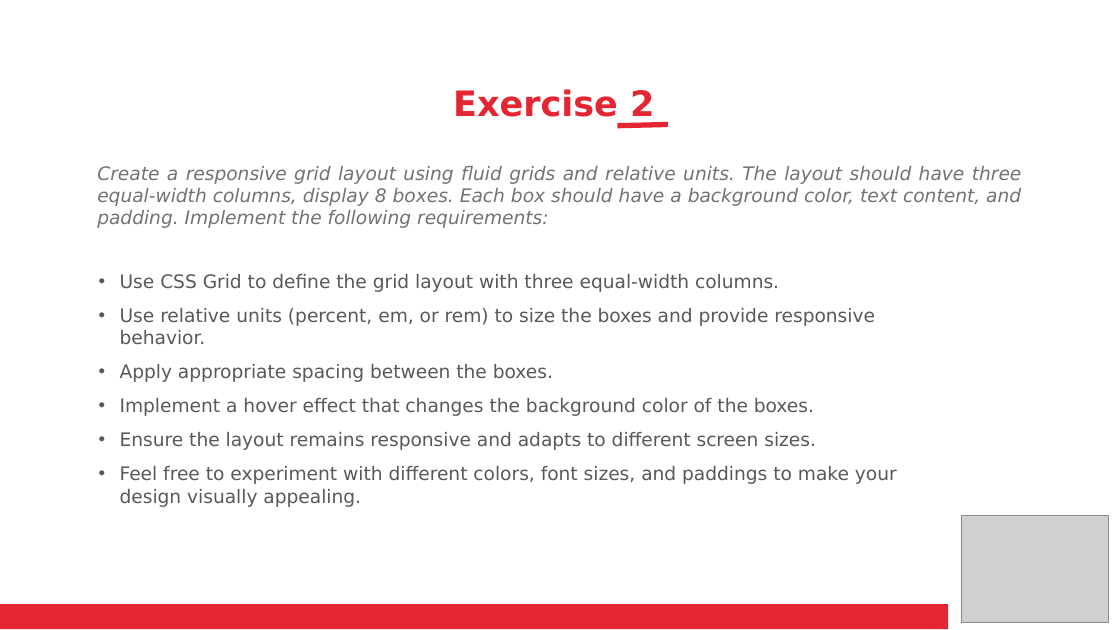
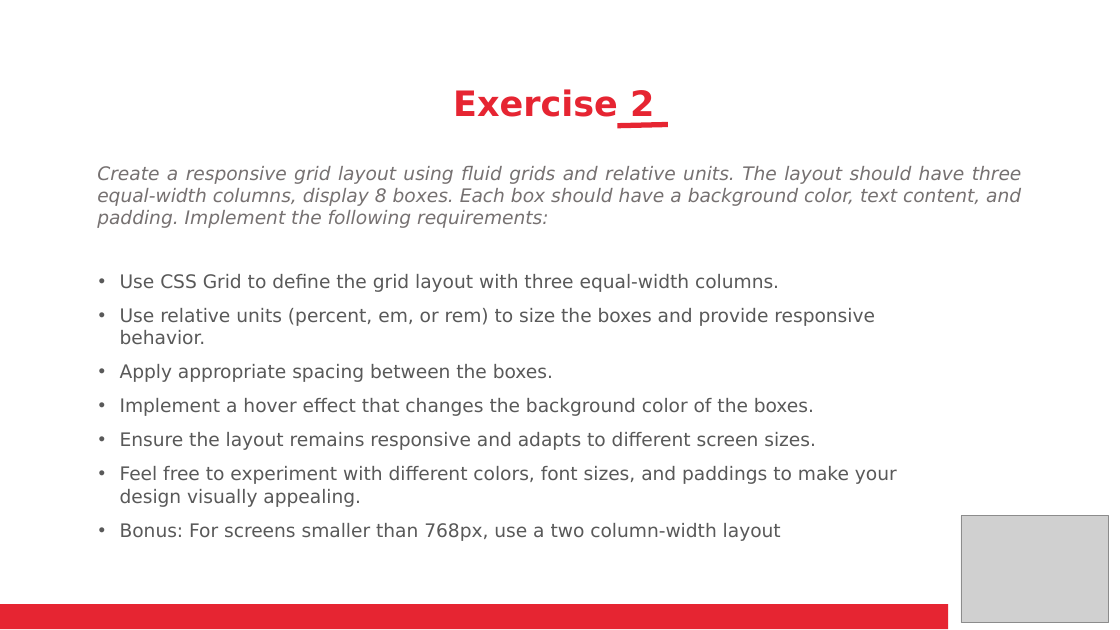
Before and after one commit to BrightBoost/rwd, a slide deck: slide 13 of Responsive Web Design.pptx. Drawn at 1120x630 pixels with LibreOffice and Linux fonts; fonts in the diff are those of the drawing; grey boxes stand for pictures. Boxes give left, top, right and bottom in pixels: in the first picture for what was removed or moved away, otherwise in the second. Text is boxed around its words. In the diff, an @@ line names an element or a change of style, - is before the commit and + after.

```diff
--- a/Responsive Web Design.pptx
+++ b/Responsive Web Design.pptx
@@ text at [120,523,781,541]: paragraph added @@
+• Bonus: For screens smaller than 768px, use a two column-width layout
```
Also in this commit, not shown: 1 other slide changed, 10 other files.
